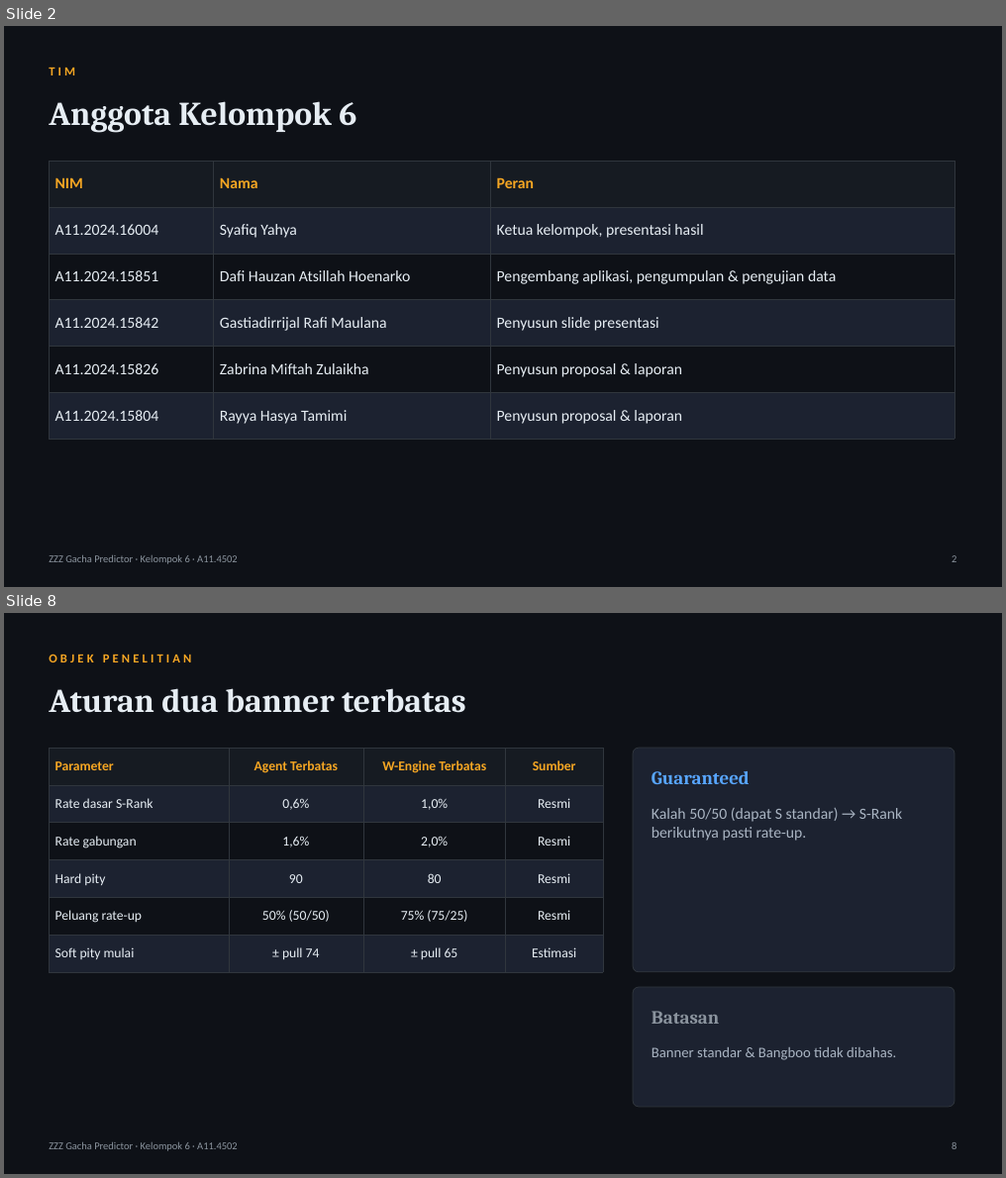
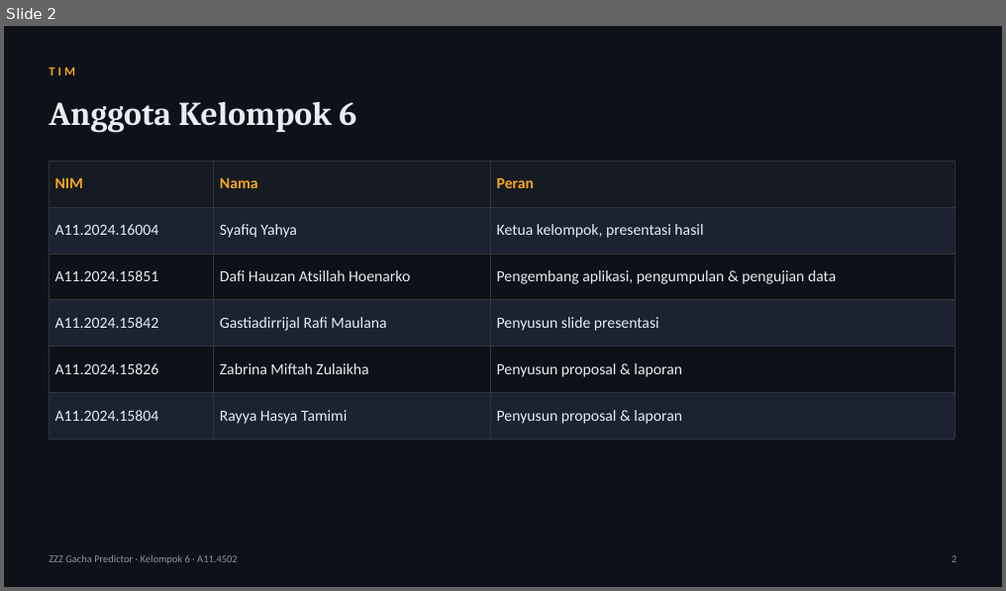
Before and after one commit to tehgeii/project-data-mining, a slide deck: docs/tugas/UTS_Slide_Kelompok6_A11.4502.pptx. Shown one above the other, each under a label of ours: slides 2 and 8 before the commit, slide 2 after it; the slides between them are not shown. The pictures are 1006x1178 and 1006x591 pixels, drawn with LibreOffice and Linux fonts; fonts in the diff are those of the drawing. Boxes give left, top, right and bottom in pixels: in the first picture for what was removed or moved away, otherwise in the second. Text is boxed around its words. In the diff, an @@ line names an element or a change of style, - is before the commit and + after.

Commit message:
Ringkas slide UTS jadi 11 slide sesuai proposal kelompok dan batas video 5-10 menit
Judul, rumusan masalah, penelitian terdahulu, kebaruan, data, metode, dan hasil
yang diharapkan di slide UTS kini mengikuti proposal UTS yang dikumpulkan
kelompok. Naskah pembicara sekitar 9,5 menit sesuai panduan UTS dari dosen.
Panduan pengumpulan ikut diperbarui: ketentuan proposal .docx, slide .pptx,
video 5-10 menit, dan PDF proposal maksimal 5 MB untuk Kulino.

```diff
--- a/docs/tugas/UTS_Slide_Kelompok6_A11.4502.pptx
+++ b/docs/tugas/UTS_Slide_Kelompok6_A11.4502.pptx
@@ slide 8 removed at <box>4,613,1002,1174</box>, background #0E1117 @@
@@ text removed at <box>49,654,192,663</box> @@
-OBJEK PENELITIAN
@@ text removed at <box>49,688,466,713</box> @@
-Aturan dua banner terbatas
@@ table removed at <box>49,748,603,964</box>, 6 rows, 4 columns @@
-Parameter | Agent Terbatas | W-Engine Terbatas | Sumber
-Rate dasar S-Rank | 0,6% | 1,0% | Resmi
-Rate gabungan | 1,6% | 2,0% | Resmi
-Hard pity | 90 | 80 | Resmi
-Peluang rate-up | 50% (50/50) | 75% (75/25) | Resmi
-Soft pity mulai | ± pull 74 | ± pull 65 | Estimasi
@@ rounded rectangle removed at <box>633,748,954,972</box> @@
@@ text removed at <box>651,771,749,784</box> @@
-Guaranteed
@@ text removed at <box>651,808,902,841</box> @@
-Kalah 50/50 (dapat S standar) → S-Rank berikutnya pasti rate-up.
@@ rounded rectangle removed at <box>633,987,954,1107</box> @@
@@ text removed at <box>651,1011,719,1024</box> @@
-Batasan
@@ text removed at <box>651,1048,896,1060</box> @@
-Banner standar & Bangboo tidak dibahas.
@@ text removed at <box>49,1143,238,1152</box> @@
-ZZZ Gacha Predictor · Kelompok 6 · A11.4502
@@ text removed at <box>951,1143,956,1150</box> @@
-8
```
Also in this commit, not shown: 3 slides changed, 6 slides added, 13 other slides removed, 2 other files.
